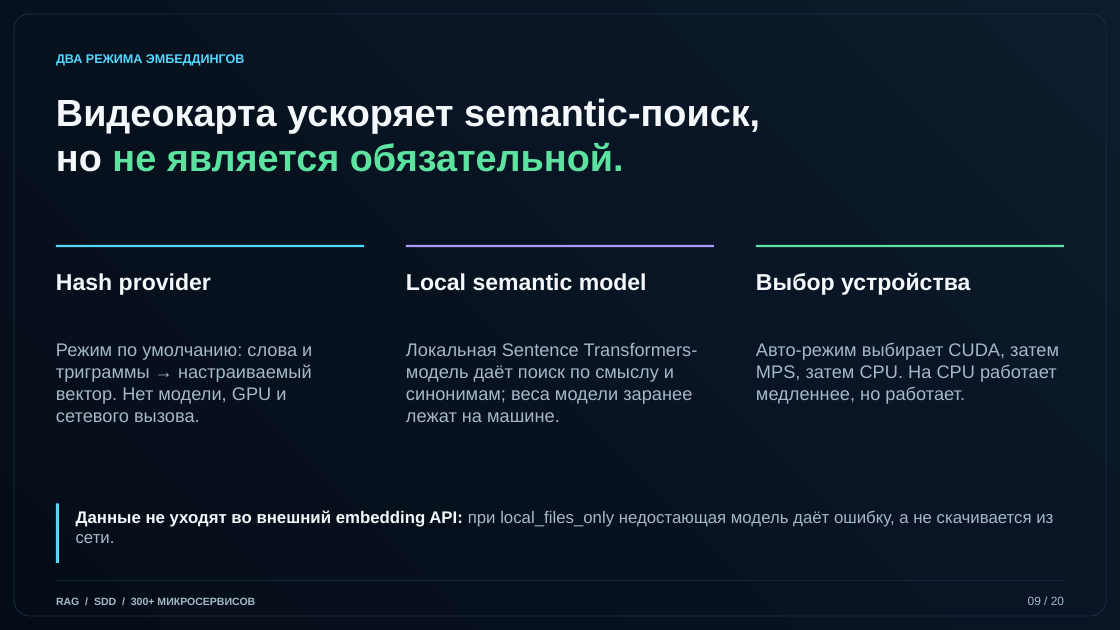
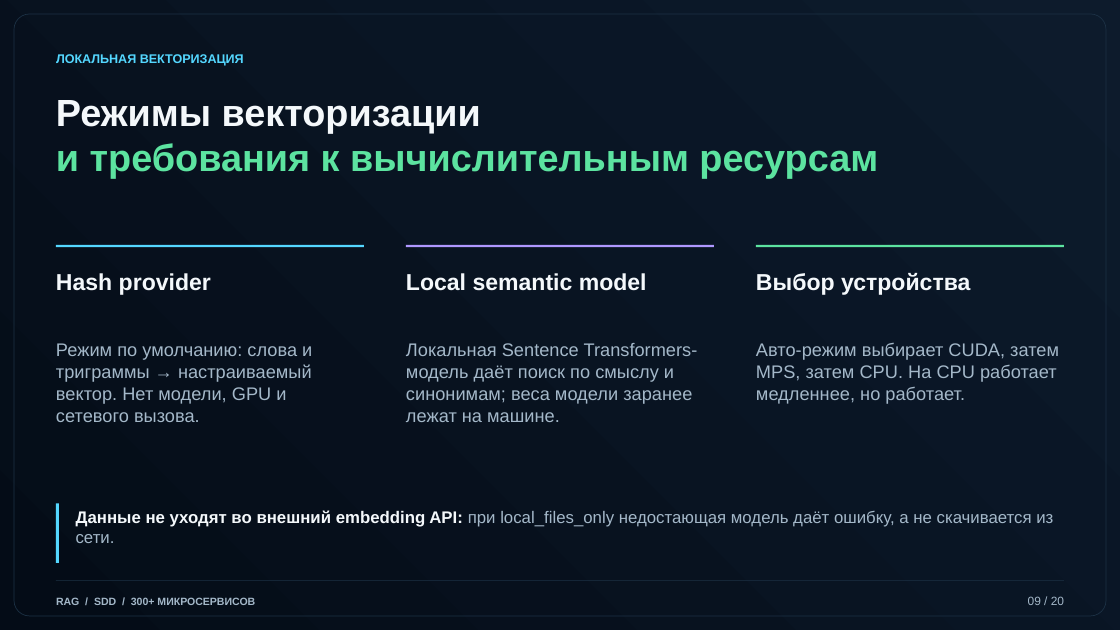
Before and after one commit to arptra/kb-rag-mcp, a slide deck: slide 9 of docs/corporate-rag-presentation.pptx. Drawn at 1120x630 pixels with LibreOffice and Linux fonts; fonts in the diff are those of the drawing. Boxes give left, top, right and bottom in pixels: in the first picture for what was removed or moved away, otherwise in the second. Text is boxed around its words. In the diff, an @@ line names an element or a change of style, - is before the commit and + after.

```diff
--- a/docs/corporate-rag-presentation.pptx
+++ b/docs/corporate-rag-presentation.pptx
@@ text at <box>56,54,244,66</box>: text changed @@
-ДВА РЕЖИМА ЭМБЕДДИНГОВ
+ЛОКАЛЬНАЯ ВЕКТОРИЗАЦИЯ
@@ text at <box>56,100,878,178</box>: text changed; text colour #F4F8FB to #5CE3A0 @@
-Видеокарта ускоряет semantic-поиск,
-но не является обязательной.
+Режимы векторизации
+и требования к вычислительным ресурсам
```
Also in this commit, not shown: 19 other slides changed.
